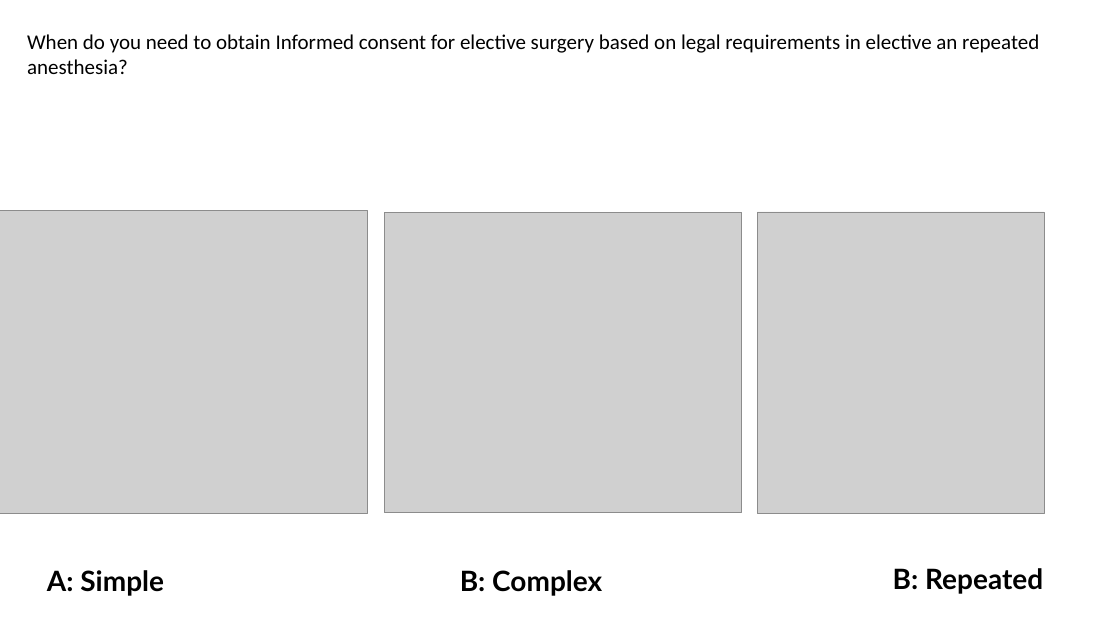
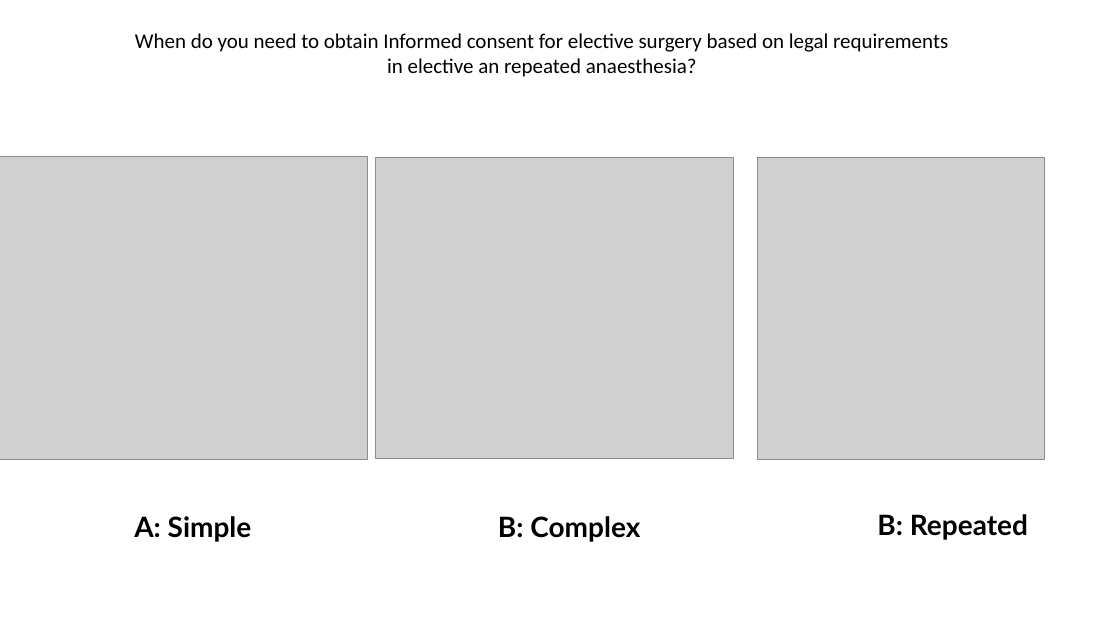
Before and after one commit to GrigorijSchleifer/EJA-ESAIC-survey, a slide deck: slide 2 of Plots.pptx. Drawn at 1120x630 pixels with LibreOffice and Linux fonts; fonts in the diff are those of the drawing; grey boxes stand for pictures. Boxes give left, top, right and bottom in pixels: in the first picture for what was removed or moved away, otherwise in the second. Text is boxed around its words. In the diff, an @@ line names an element or a change of style, - is before the commit and + after.

```diff
--- a/Plots.pptx
+++ b/Plots.pptx
@@ text at <box>135,33,948,77</box>: text changed @@
-When do you need to obtain Informed consent for elective surgery based on legal requirements in elective an repeated anesthesia?
+When do you need to obtain Informed consent for elective surgery based on legal requirements in elective an repeated anaesthesia?
@@ picture: place and size @@
-picture at <box>0,211,367,514</box>
+picture at <box>0,156,367,460</box>
@@ picture: place and size @@
-picture at <box>384,212,742,513</box>
+picture at <box>376,157,734,458</box>
@@ picture: place and size @@
-picture at <box>758,212,1044,513</box>
+picture at <box>758,157,1044,459</box>
@@ text "A: Simple": place and size @@
-text "A: Simple" at <box>47,570,164,596</box>
+text "A: Simple" at <box>134,516,252,542</box>
@@ text "B: Complex": place and size @@
-text "B: Complex" at <box>460,570,602,596</box>
+text "B: Complex" at <box>498,516,640,542</box>
@@ text "B: Repeated": place and size @@
-text "B: Repeated" at <box>893,568,1043,594</box>
+text "B: Repeated" at <box>877,514,1028,540</box>
```
Also in this commit, not shown: 1 other slide changed.
